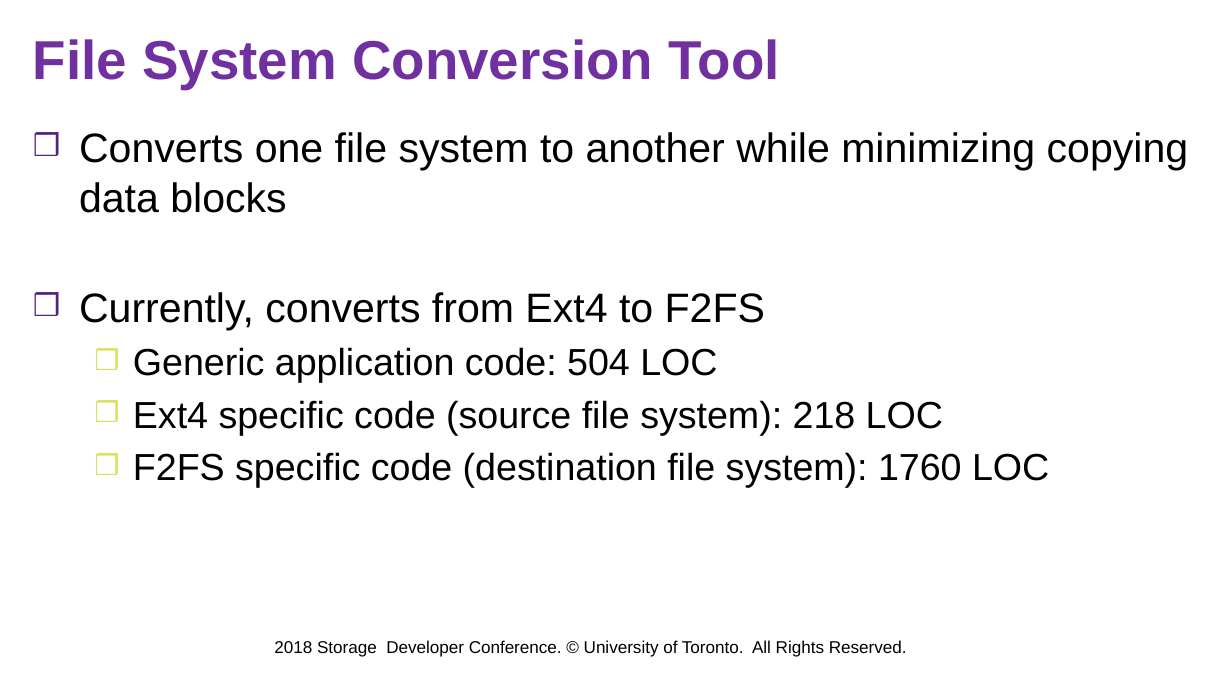
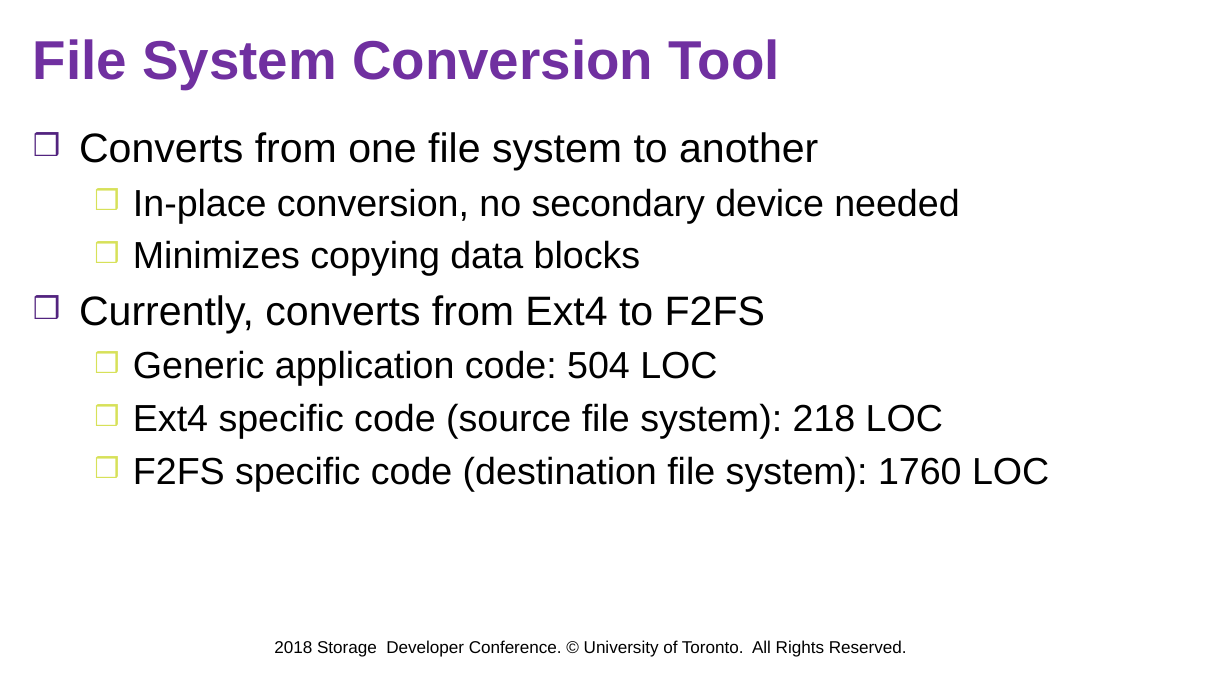
Before and after one commit to jacksun007/spiffy-paper, a slide deck: slide 54 of talk/sdc18_spiffy.pptx (slide 45 before the commit). Drawn at 1232x693 pixels with LibreOffice and Linux fonts; fonts in the diff are those of the drawing; background and template pictures are left out. Boxes give left, top, right and bottom in pixels: in the first picture for what was removed or moved away, otherwise in the second. Text is boxed around its words. In the diff, an @@ line names an element or a change of style, - is before the commit and + after.

```diff
--- a/talk/sdc18_spiffy.pptx
+++ b/talk/sdc18_spiffy.pptx
@@ text at <box>79,132,959,276</box>: text changed; size 24 to 22 pt @@
-❒ Converts one file system to another while minimizing copying
-  data blocks
+❒ Converts from one file system to another
+  ❒ In-place conversion, no secondary device needed
+  ❒ Minimizes copying data blocks
```
Also in this commit, not shown: 17 other slides changed, 6 slides added, 2 slides removed.
